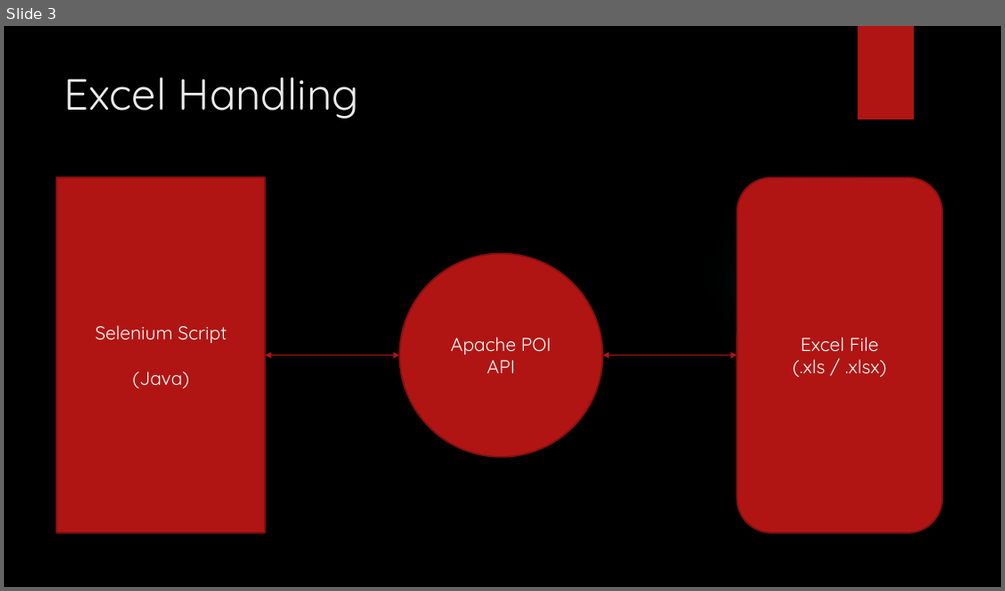
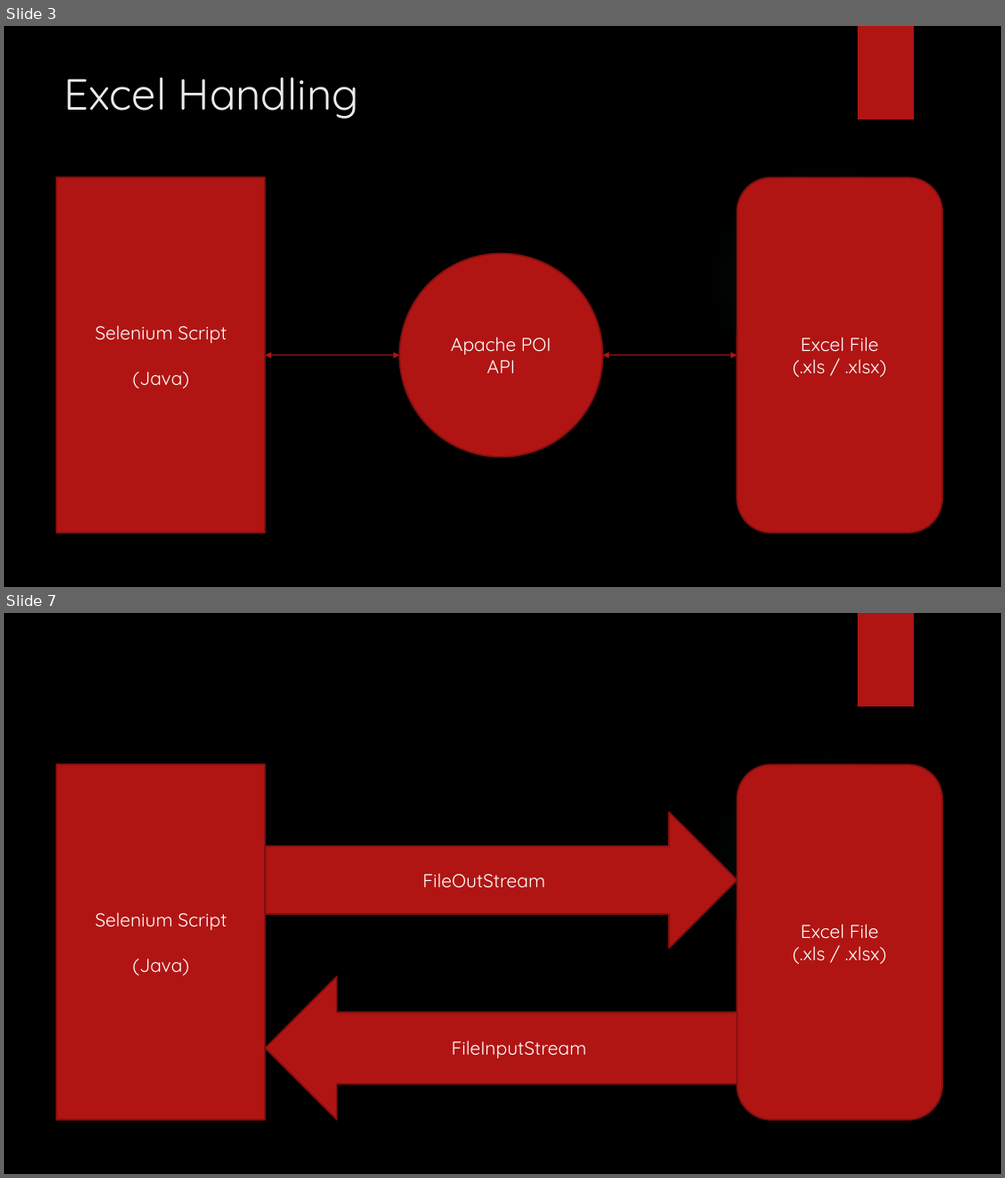
Before and after one commit to ankushvankore/SA2409028, a slide deck: Data Driven Framework.pptx. Shown one above the other, each under a label of ours: slide 3 before the commit, slides 3 and 7 after it; the slides between them are not shown. The pictures are 1005x591 and 1005x1178 pixels, drawn with LibreOffice and Linux fonts; fonts in the diff are those of the drawing; background and template pictures are left out. Boxes give left, top, right and bottom in pixels: in the first picture for what was removed or moved away, otherwise in the second. Text is boxed around its words. In the diff, an @@ line names an element or a change of style, - is before the commit and + after.

```diff
--- a/Data Driven Framework.pptx
+++ b/Data Driven Framework.pptx
@@ slide 7 added at [4, 613, 1001, 1174], background picture (left out); not listed: 2 template elements that a slide beside it also shows @@
@@ rectangle added at [57, 765, 266, 1120], fill #B01513, outline #82100E 1.5 pt, 18 pt, text #FFFFFF @@
+Selenium Script
+(Java)
@@ rounded rectangle added at [736, 765, 942, 1120], fill #B01513, outline #82100E 1.5 pt, 18 pt, text #FFFFFF @@
+Excel File
+(.xls / .xlsx)
@@ right arrow added at [265, 811, 736, 948], fill #B01513, outline #82100E 1.5 pt, 18 pt, text #FFFFFF @@
+FileOutStream
@@ left arrow added at [265, 976, 736, 1120], fill #B01513, outline #82100E 1.5 pt, 18 pt, text #FFFFFF @@
+FileInputStream
```
Also in this commit, not shown: 2 slides changed, 1 other slide added, 23 other files.
